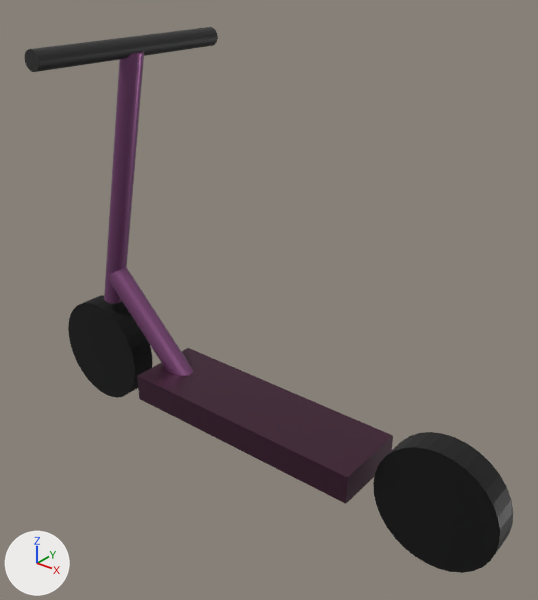
An edit to the Blender file PROJECT/assets/3D_MODELS/BLENDER/patinete.blend, drawn before and after from the same camera.
The view is the same before and after, from a 50 mm camera at (3.44, -3.0, 4.05) aimed at (1.0, 0.05, 2.17). Arrows for +X, +Y and +Z are at lower left; the lights stay in place.
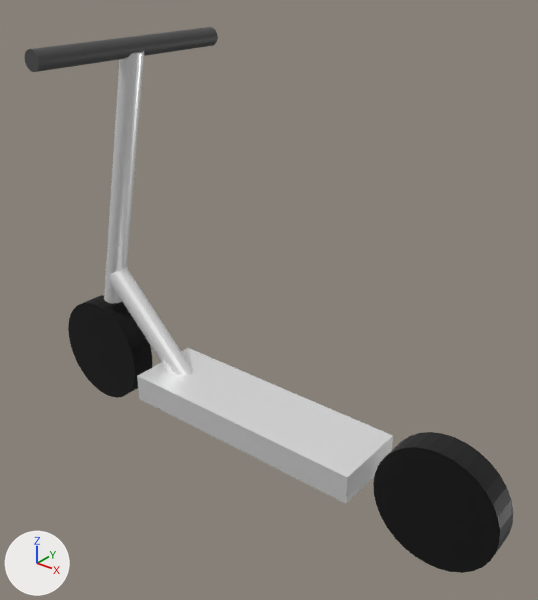
Pixel boxes [x1, y1, x2, y2] of what changed, in the pictures (538 x 600 px):
```json
{"object": "Plane", "change": "recoloured", "before": [137, 348, 393, 504], "after": [137, 348, 393, 504], "on screen": "purple to white"}
{"object": "Cylinder.003", "change": "recoloured", "before": [104, 52, 193, 376], "after": [104, 52, 193, 376], "on screen": "purple to white"}
```

The change, as JSON lines over the scene's bpy script:
```json
{"op": "set", "path": "mat_material_002.base_color", "old": "(0.0742, 0.0242, 0.0513)", "new": "(1.0, 1.0, 1.0)", "note": "dark purple #4d2b40 -> white #ffffff"}
{"op": "set", "path": "mat_material_001.base_color", "old": "(0.247, 0.0843, 0.223)", "new": "(1.0, 1.0, 1.0)", "note": "purple #885282 -> white #ffffff"}
```
